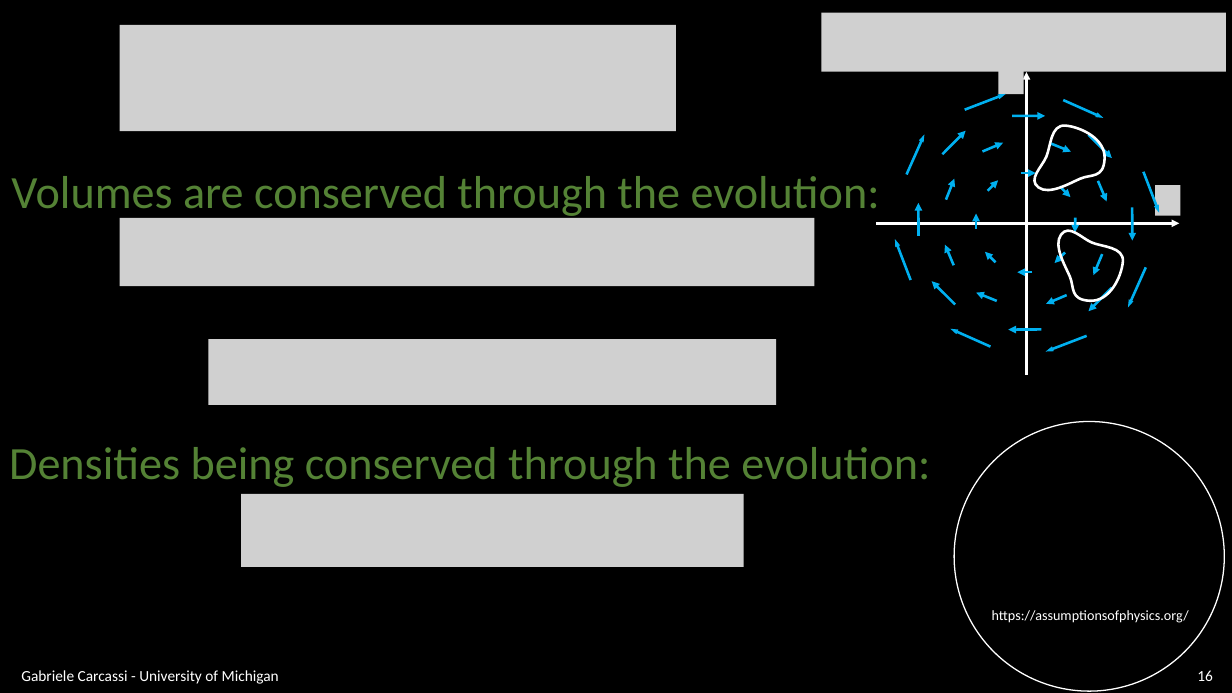
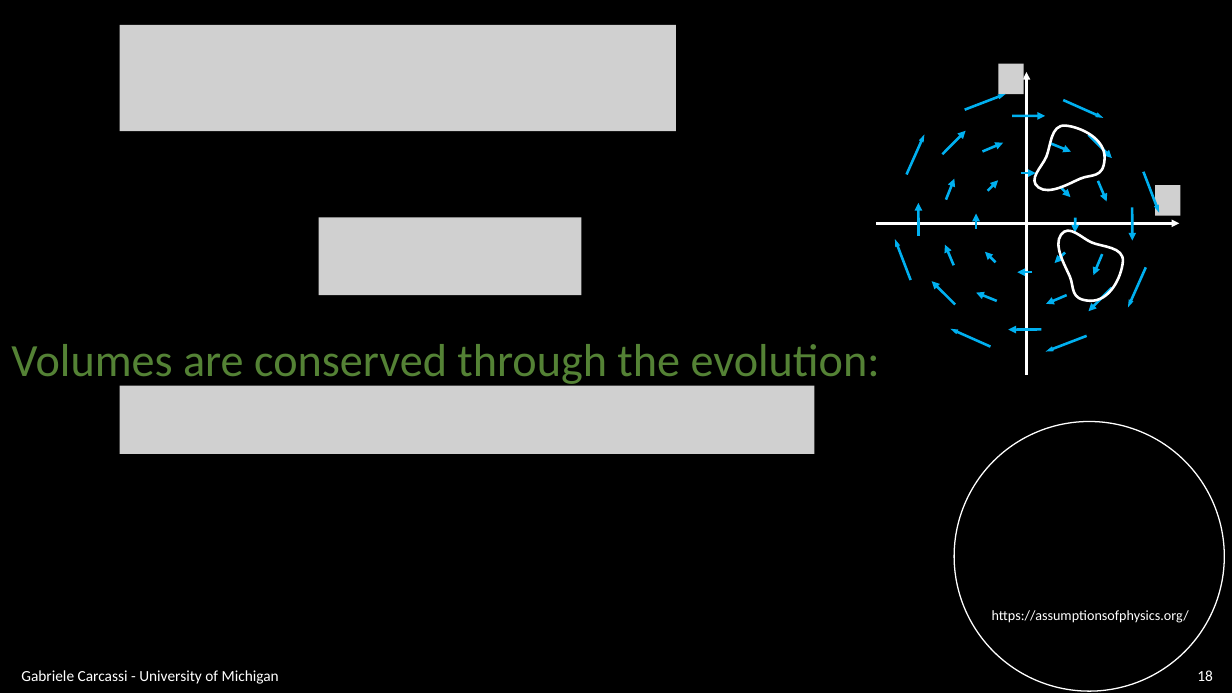
Before and after one commit to assumptionsofphysics/slides, a slide deck: slide 18 of BookCompanions-v2/RP-Class-3.pptx (slide 16 before the commit). Drawn at 1232x693 pixels with LibreOffice and Linux fonts; fonts in the diff are those of the drawing; grey boxes stand for pictures; background and template pictures are left out. Boxes give left, top, right and bottom in pixels: in the first picture for what was removed or moved away, otherwise in the second. Text is boxed around its words. In the diff, an @@ line names an element or a change of style, - is before the commit and + after.

```diff
--- a/BookCompanions-v2/RP-Class-3.pptx
+++ b/BookCompanions-v2/RP-Class-3.pptx
@@ picture removed at bbox=[822, 13, 1226, 72] @@
@@ picture removed at bbox=[119, 218, 814, 287] @@
@@ picture added at bbox=[319, 217, 581, 295] @@
@@ text "Volumes are conserved through the ...": place and size @@
-text "Volumes are conserved through the ..." at bbox=[11, 176, 880, 220]
+text "Volumes are conserved through the ..." at bbox=[11, 344, 880, 388]
@@ picture removed at bbox=[209, 339, 776, 405] @@
@@ picture added at bbox=[119, 385, 814, 454] @@
@@ text removed at bbox=[9, 447, 930, 487] @@
-Densities being conserved through the evolution:
@@ picture removed at bbox=[241, 494, 744, 567] @@
@@ page number at bbox=[1197, 670, 1213, 681]: text changed @@
-16
+18
```
Also in this commit, not shown: 8 other slides changed, 3 slides added.
